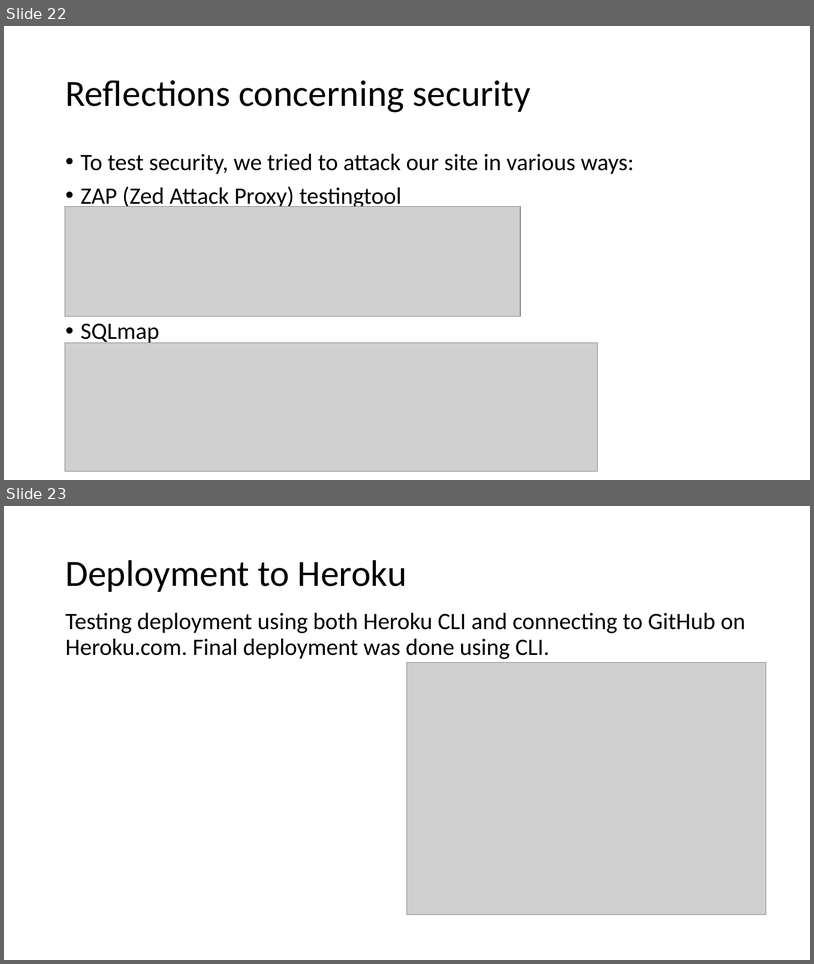
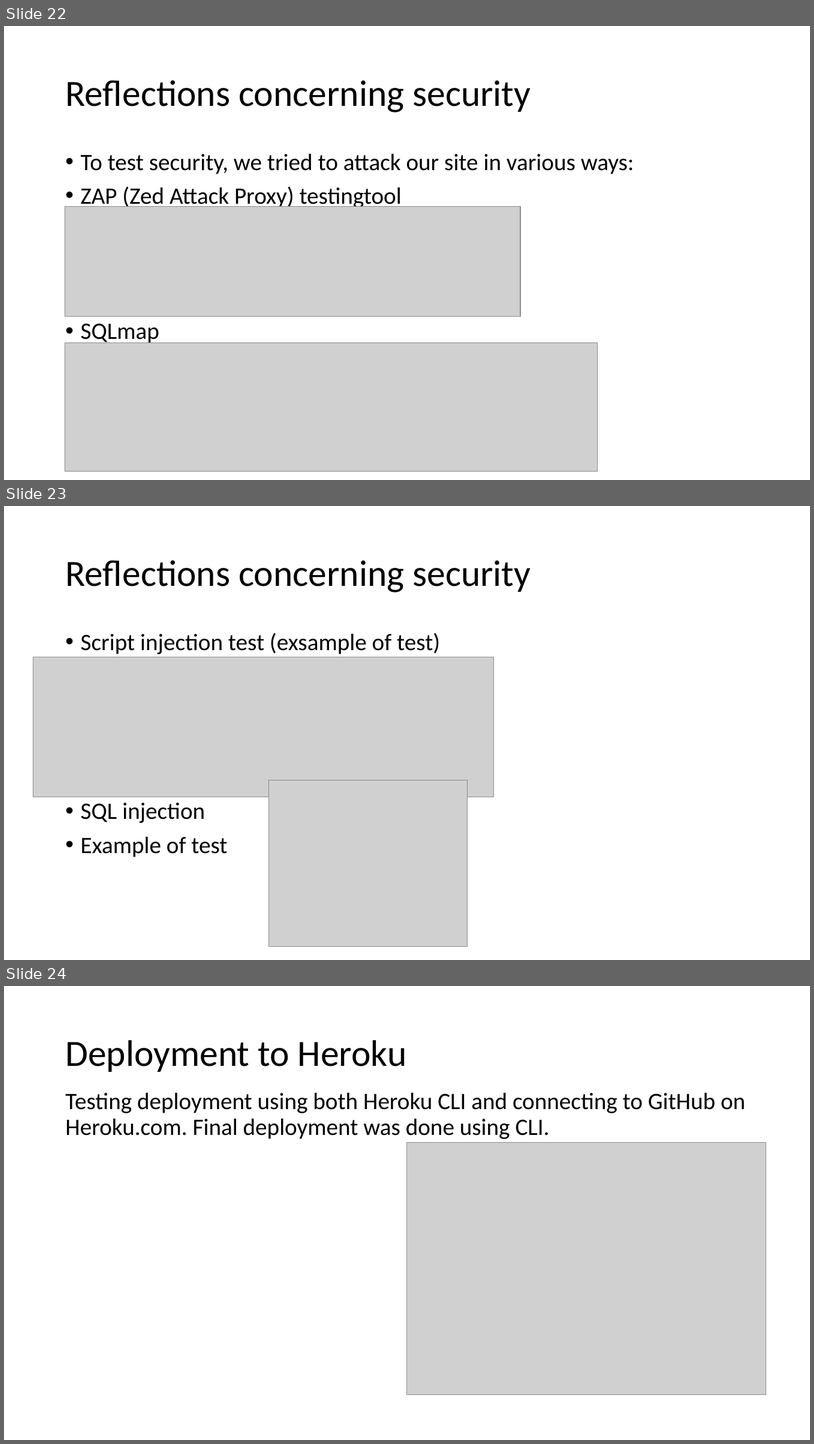
Before and after one commit to jkunnas58/dat250_netbank_fall_2020, a slide deck: Project_report_group_9.pptx. Shown one above the other, each under a label of ours: slides 22 and 23 before the commit, slides 22, 23 and 24 after it. The pictures are 814x964 and 814x1444 pixels, drawn with LibreOffice and Linux fonts; fonts in the diff are those of the drawing; grey boxes stand for pictures. Boxes give left, top, right and bottom in pixels: in the first picture for what was removed or moved away, otherwise in the second. Text is boxed around its words. In the diff, an @@ line names an element or a change of style, - is before the commit and + after.

```diff
--- a/Project_report_group_9.pptx
+++ b/Project_report_group_9.pptx
@@ slide 23 added at [4, 506, 810, 960], background #FFFFFF @@
@@ title added at [65, 560, 531, 592], 44 pt, text #000000 @@
+Reflections concerning security
@@ text added at [81, 633, 440, 857], 28 pt, text #000000 @@
+• Script injection test (exsample of test)
+• SQL injection
+• Example of test
@@ picture added at [33, 657, 495, 797] @@
@@ picture added at [269, 780, 467, 946] @@
@@ what was slide 23 is now slide 24 @@
```
